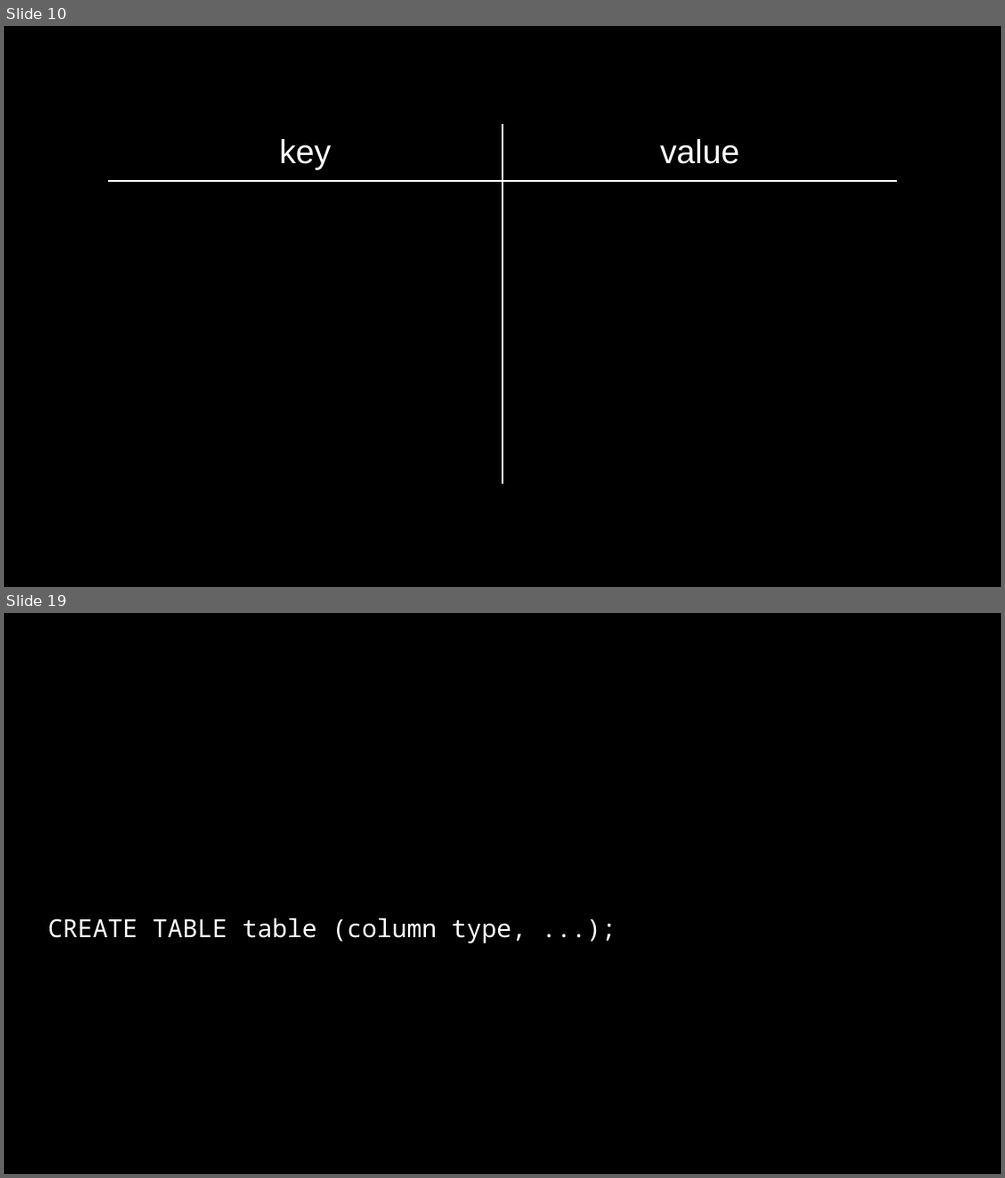
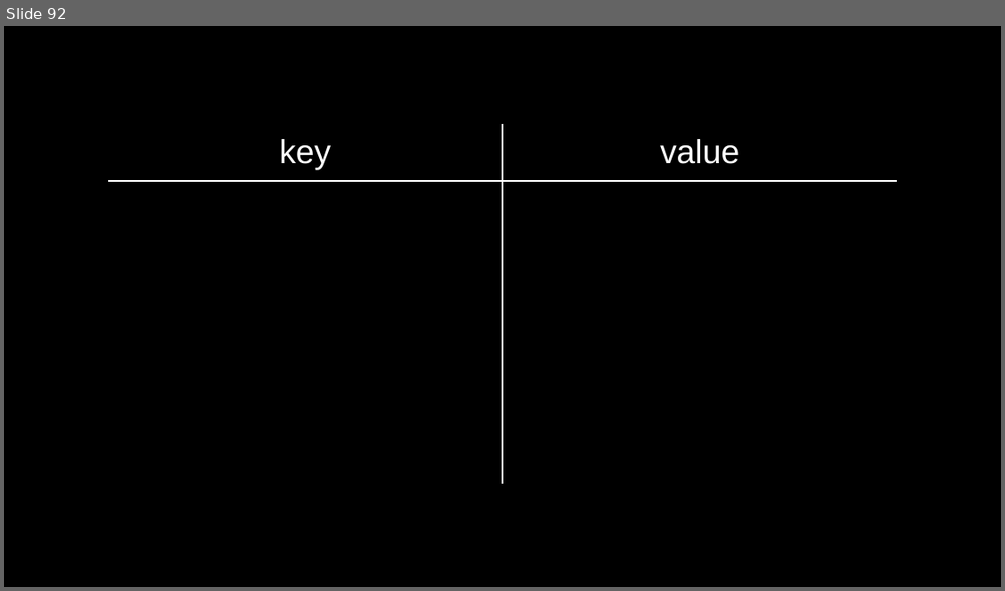
Before and after one commit to SQ4007-2025/website, a slide deck: lectures/slides_7.pptx. Shown one above the other, each under a label of ours: slides 10 and 19 before the commit, slide 92 after it; the slides between them are not shown. The pictures are 1005x1178 and 1005x591 pixels, drawn with LibreOffice and Linux fonts; fonts in the diff are those of the drawing. Boxes give left, top, right and bottom in pixels: in the first picture for what was removed or moved away, otherwise in the second. Text is boxed around its words. In the diff, an @@ line names an element or a change of style, - is before the commit and + after.

```diff
--- a/lectures/slides_7.pptx
+++ b/lectures/slides_7.pptx
@@ slide 19 removed at (4,613,1001,1174), background #000000 @@
@@ text removed at (48,917,526,943) @@
-CREATE TABLE table (column type, ...);
@@ what was slide 10 is now slide 92 @@
```
Also in this commit, not shown: 1 slide changed, 93 slides added, 87 other slides removed, 8 other files.
